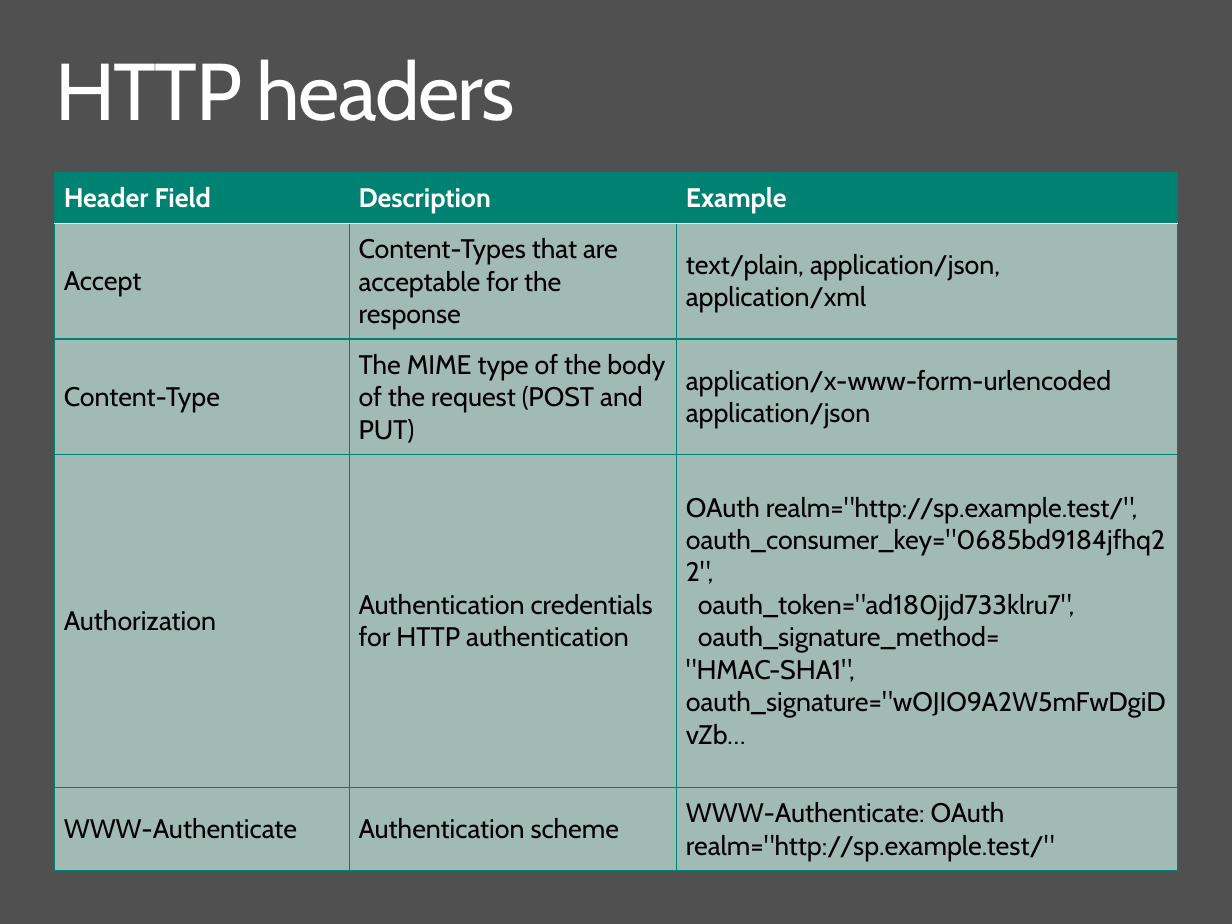
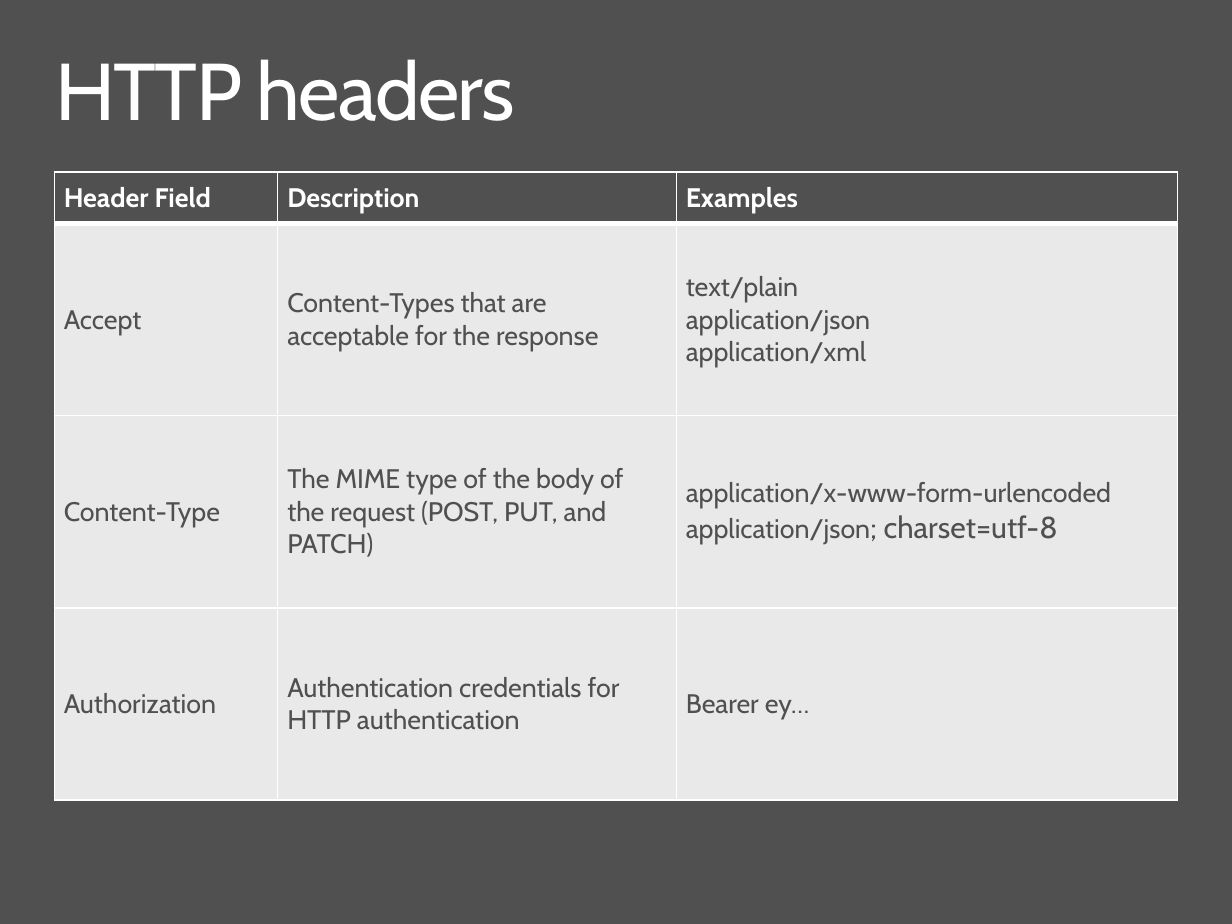
Before and after one commit to ondfisk/BDSA2018, a slide deck: slide 14 of Slides/Lecture07 - JSON and the REST, ASP.NET Core.pptx (slide 16 before the commit). Drawn at 1232x924 pixels with LibreOffice and Linux fonts; fonts in the diff are those of the drawing. Boxes give left, top, right and bottom in pixels: in the first picture for what was removed or moved away, otherwise in the second. Text is boxed around its words. In the diff, an @@ line names an element or a change of style, - is before the commit and + after.

Commit message:
Updated slides

```diff
--- a/Slides/Lecture07 - JSON and the REST, ASP.NET Core.pptx
+++ b/Slides/Lecture07 - JSON and the REST, ASP.NET Core.pptx
@@ table at (54, 172, 1178, 800) @@
-row 1: Header Field | Description | Example
-row 2: Accept | Content-Types that are acceptable for the response | text/plain, application/json, application/xml
-row 3: Content-Type | The MIME type of the body of the request (POST and PUT) | application/x-www-form-urlencoded / application/json
-row 4: Authorization | Authentication credentials for HTTP authentication | OAuth realm="http://sp.example.test/", oauth_consumer_key="0685bd9184jfhq22", oauth_token="ad180jjd733klru7", oauth_signature_method= "HMAC-SHA1", oauth_signature="wOJIO9A2W5mFwDgiDvZb…
-row 5: WWW-Authenticate | Authentication scheme | WWW-Authenticate: OAuth realm="http://sp.example.test/"
+row 1: Header Field | Description | Examples
+row 2: Accept | Content-Types that are acceptable for the response | text/plain / application/json / application/xml
+row 3: Content-Type | The MIME type of the body of the request (POST, PUT, and PATCH) | application/x-www-form-urlencoded / application/json; charset=utf-8
+row 4: Authorization | Authentication credentials for HTTP authentication | Bearer ey…
```
Also in this commit, not shown: 7 other slides changed, 2 slides added, 2 slides removed.
